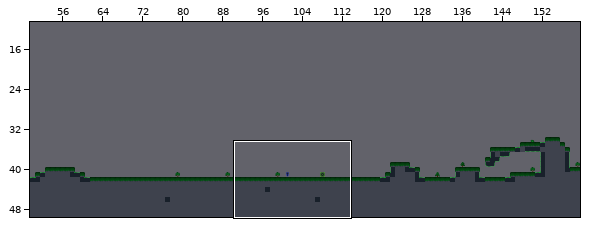
Two states of a Tiled map, tiled prj/1.tmx. Above: a wide view before the commit, with the close-up outlined.
Close-up. Earlier state:
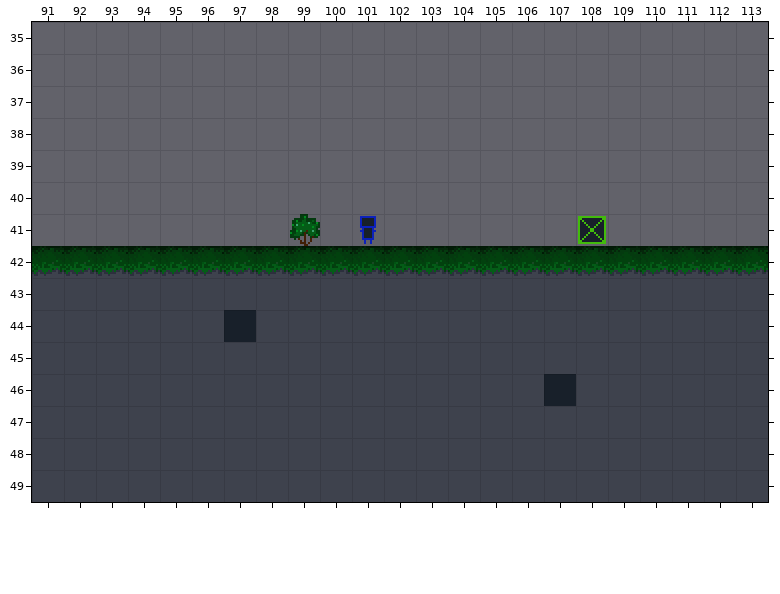
Cells are 16x16 px. Shown: x 91..113, y 35..49. The commit also changed other parts of the map, which this record leaves out. Tiles whose own drawing changed are shown in their newer look in all pictures.
After the commit:
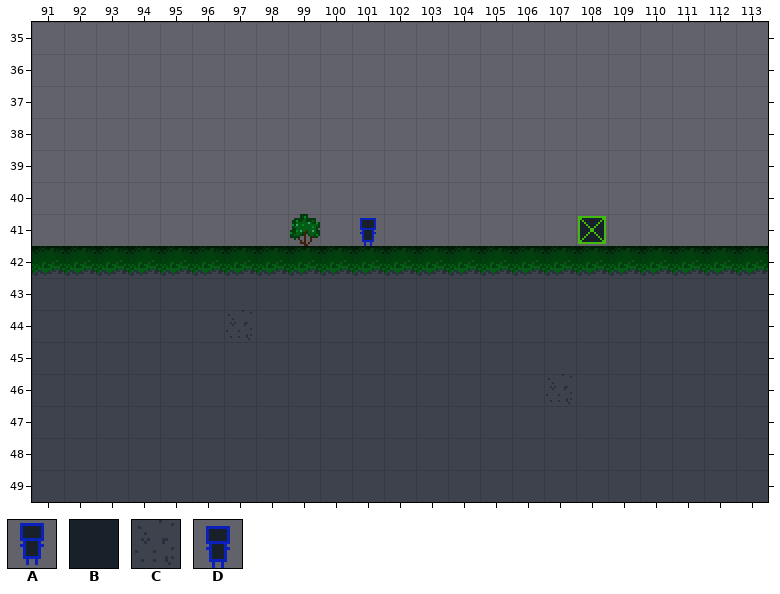
Key: from "placeholder night": A 1; from "tileset": B 4, C 31, D 32.
_ is an empty cell.
Edits made:
Layer "Tile Layer 1":
y 41: x 101 A -> D
y 44: x 97 B -> C
y 46: x 107 B -> C
